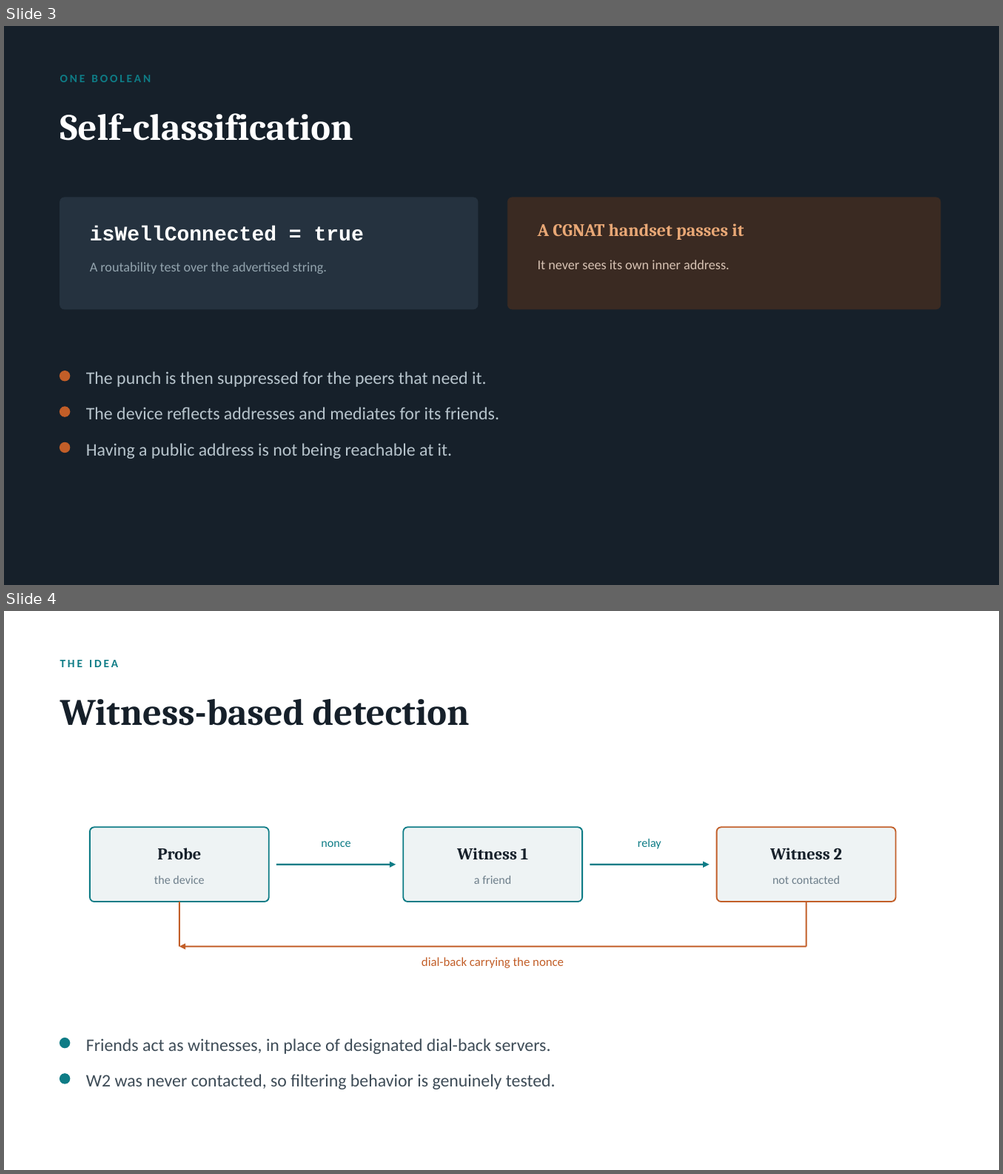
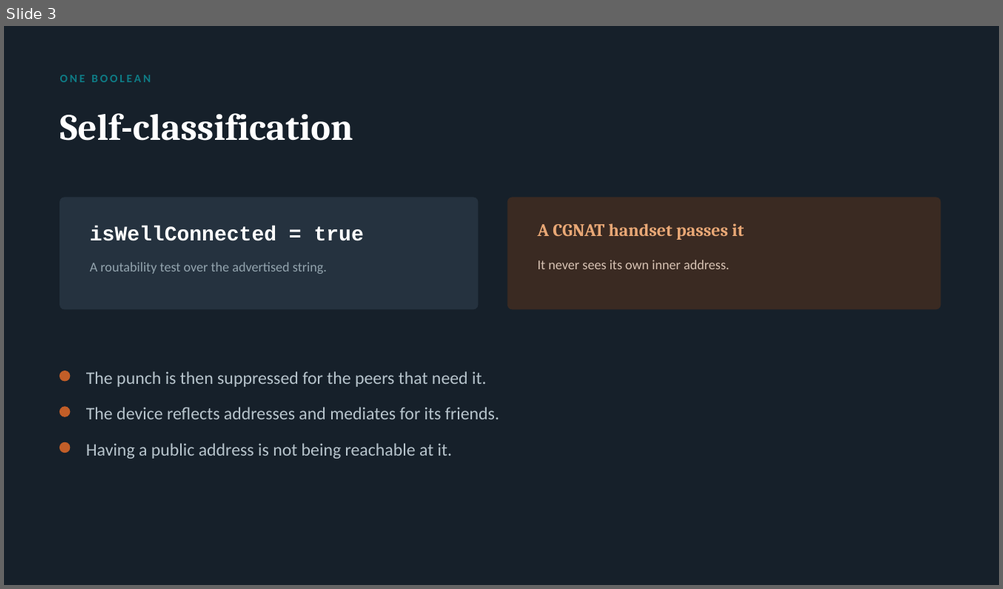
Before and after one commit to danbachar/grassroots-networking, a slide deck: docs/student-projects/grassroots-nat-project.pptx. Shown one above the other, each under a label of ours: slides 3 and 4 before the commit, slide 3 after it. The pictures are 1003x1174 and 1003x589 pixels, drawn with LibreOffice and Linux fonts; fonts in the diff are those of the drawing. Boxes give left, top, right and bottom in pixels: in the first picture for what was removed or moved away, otherwise in the second. Text is boxed around its words. In the diff, an @@ line names an element or a change of style, - is before the commit and + after.

```diff
--- a/docs/student-projects/grassroots-nat-project.pptx
+++ b/docs/student-projects/grassroots-nat-project.pptx
@@ slide 4 removed at box(4, 611, 999, 1170), background #FFFFFF @@
@@ text removed at box(60, 660, 118, 667) @@
-THE IDEA
@@ text removed at box(60, 699, 469, 726) @@
-Witness-based detection
@@ rounded rectangle removed at box(90, 827, 269, 902) @@
@@ rounded rectangle removed at box(403, 827, 582, 902) @@
@@ rounded rectangle removed at box(717, 827, 896, 902) @@
@@ text removed at box(157, 848, 201, 860) @@
-Probe
@@ text removed at box(321, 841, 350, 847) @@
-nonce
@@ text removed at box(457, 848, 528, 860) @@
-Witness 1
@@ text removed at box(637, 839, 661, 849) @@
-relay
@@ text removed at box(770, 848, 842, 860) @@
-Witness 2
@@ text removed at box(154, 876, 204, 884) @@
-the device
@@ arrow removed from (276, 865) to (395, 865) @@
@@ text removed at box(474, 876, 511, 884) @@
-a friend
@@ arrow removed from (589, 865) to (709, 865) @@
@@ text removed at box(772, 876, 839, 884) @@
-not contacted
@@ line removed from (179, 902) to (179, 947) @@
@@ line removed from (806, 902) to (806, 947) @@
@@ arrow removed from (806, 947) to (179, 947) @@
@@ text removed at box(421, 957, 563, 968) @@
-dial-back carrying the nonce
@@ ellipse removed at box(60, 1039, 70, 1048) @@
@@ text removed at box(86, 1039, 550, 1054) @@
-Friends act as witnesses, in place of designated dial-back servers.
@@ ellipse removed at box(60, 1074, 70, 1084) @@
@@ text removed at box(86, 1074, 555, 1090) @@
-W2 was never contacted, so filtering behavior is genuinely tested.
```
Also in this commit, not shown: 1 slide added, 3 other files.
